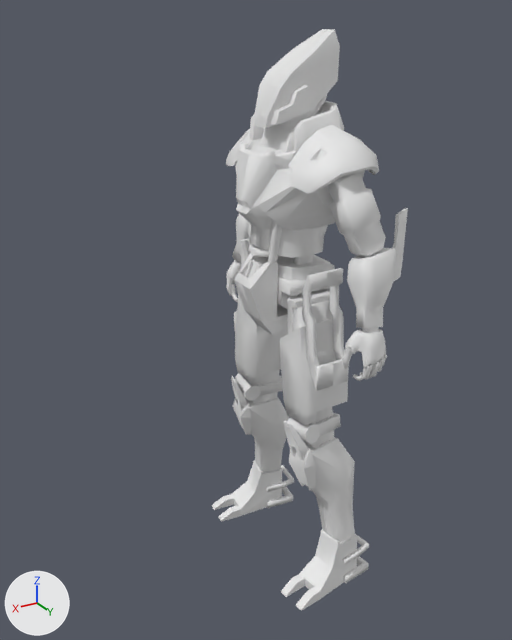
The Blender file blender/Robot.blend: old version first, new version second.
One viewpoint serves both versions: a 50 mm camera at (120.3, 177.1, 185.9) aimed at (11.9, -3.5, 95.6). Arrows for +X, +Y and +Z are at lower left; the lights stay in place. The picture after the commit comes second.

The first picture shows 'robot'.
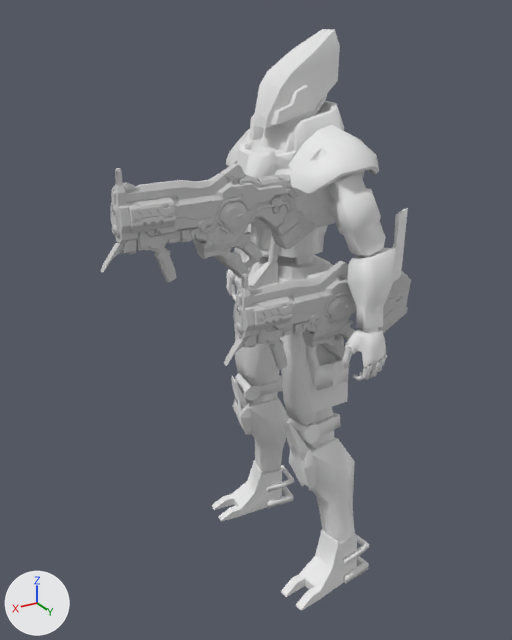
Diff of the bpy script that builds the scene:
```diff
--- a/blender/Robot.blend.py
+++ b/blender/Robot.blend.py
@@ mat_gun_001 @@
+mat_gun_001 = principled_material('Gun.001')
+mat_gun_001.base_color = (0.588, 0.588, 0.588)  # light grey #cacaca
+mat_gun_001.roughness = 0.859
+mat_gun_001.specular_ior_level = 0.0
@@ mat_gun @@
+mat_gun = principled_material('Gun')
+mat_gun.base_color = (0.588, 0.588, 0.588)  # light grey #cacaca
+mat_gun.roughness = 0.859
+mat_gun.specular_ior_level = 0.0
@@ me_object016_001 @@
+me_object016_001.from_pydata(...)  # 19460 vertices, 34896 faces; spans x -9.6..9.6, y -45.3..24.1, z -106.7..26.8
+me_object016_001.materials.append(mat_gun_001)  # light grey #cacaca
@@ me_object016 @@
+me_object016.from_pydata(...)  # 19460 vertices, 34896 faces; spans x -9.6..9.6, y -45.3..24.1, z -106.7..26.8
+me_object016.materials.append(mat_gun)  # light grey #cacaca
@@ ob_object016_001 @@
+ob_object016_001 = bpy.data.objects.new('Object016.001', me_object016_001)
+ob_object016_001.location = (52.2, 9.0, 139.0)
+ob_object016_001.rotation_euler = (1.571, 0.0, 1.571)  # degrees (90, 0, 90)
+ob_object016_001.scale = (0.5, 0.5, 0.5)
@@ ob_object016 @@
+ob_object016 = bpy.data.objects.new('Object016', me_object016)
+ob_object016.location = (22.2, 19.0, 109.0)
+ob_object016.rotation_euler = (1.571, 0.0, 1.571)  # degrees (90, 0, 90)
+ob_object016.scale = (0.5, 0.5, 0.5)
```

Location of each change, (x1, y1, x2, y2) in pixels of the pictures (512 x 640 px):
'Object016.001', added: after (101, 163, 316, 282)
'Object016', added: after (224, 261, 411, 370)
